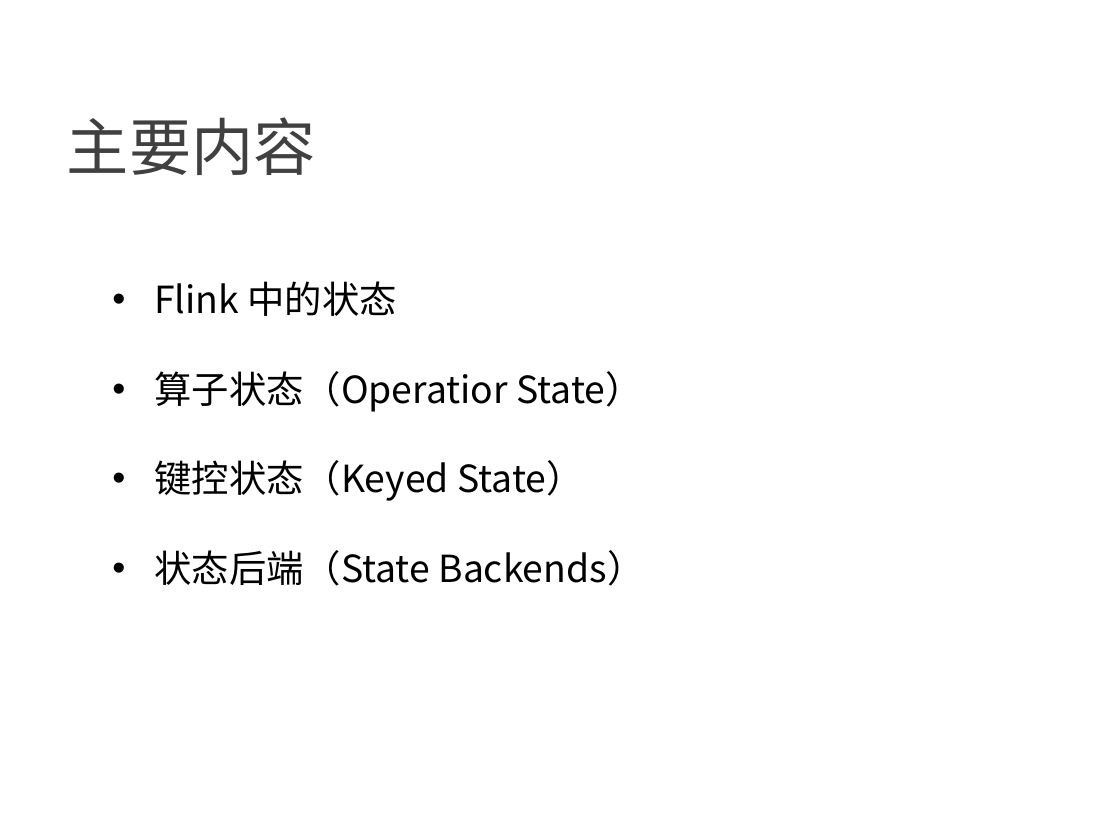
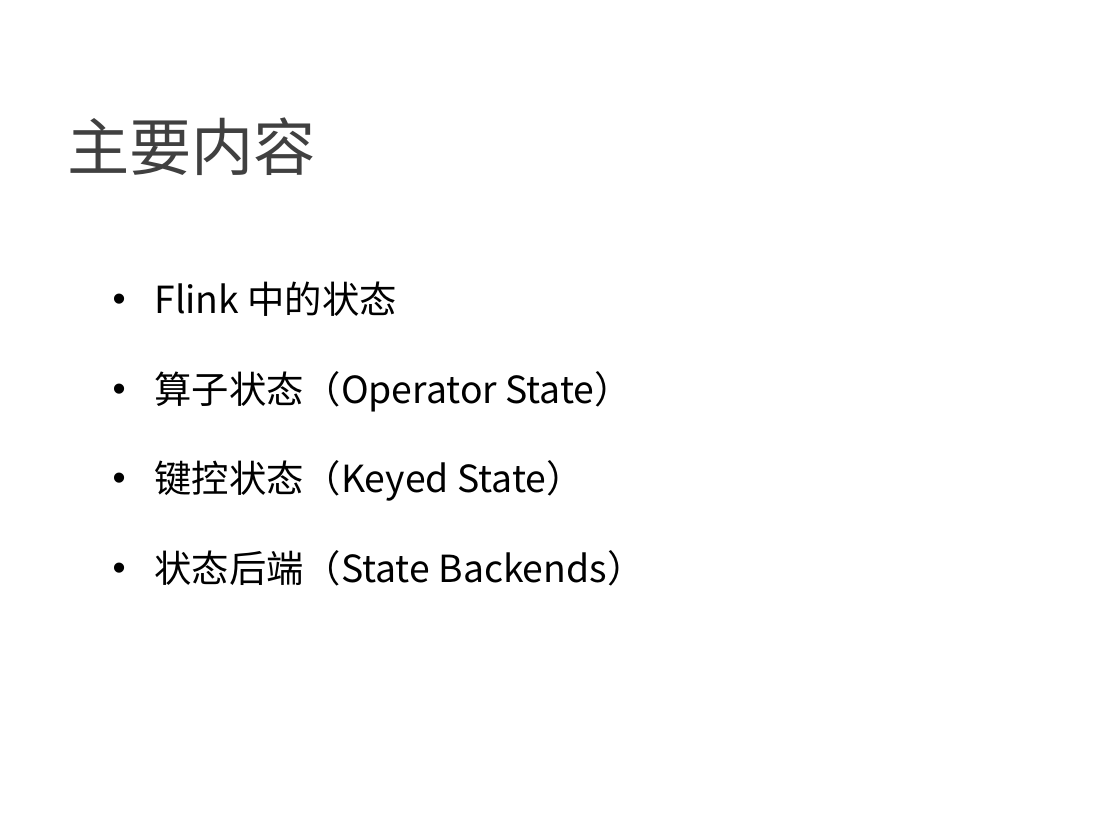
Before and after one commit to confucianzuoyuan/flink-tutorial, a slide deck: slide 2 of slides/5_Flink的状态管理.pptx. Drawn at 1120x840 pixels with LibreOffice and Linux fonts; fonts in the diff are those of the drawing; background and template pictures are left out. Boxes give left, top, right and bottom in pixels: in the first picture for what was removed or moved away, otherwise in the second. Text is boxed around its words. In the diff, an @@ line names an element or a change of style, - is before the commit and + after.

```diff
--- a/slides/5_Flink的状态管理.pptx
+++ b/slides/5_Flink的状态管理.pptx
@@ text at box(154, 371, 632, 412): text changed @@
-• 算子状态（Operatior State）
+• 算子状态（Operator State）
```
Also in this commit, not shown: 4 other slides changed, 1 slide added, 1 other file.
